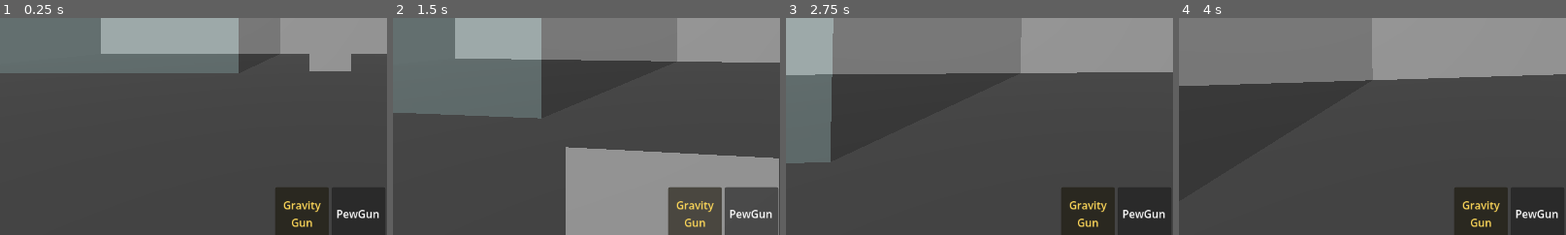
Above: before the commit, frames 1-4 (left to right).
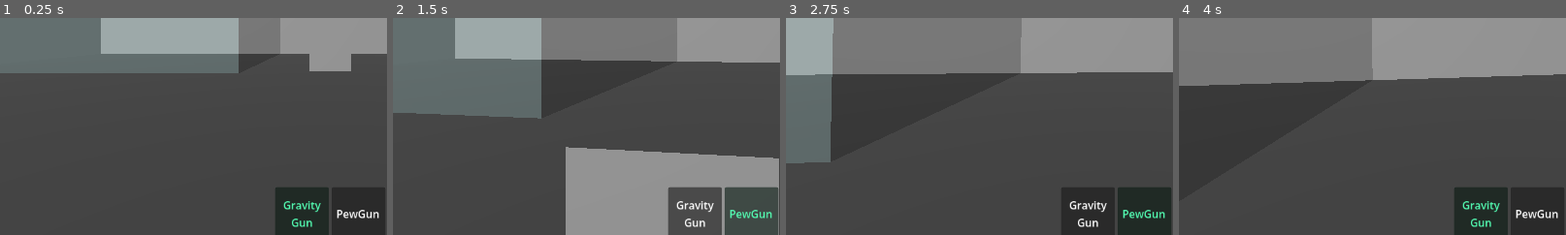
Above: after the commit, the same moments.

Repository: TheObtey/overhead-prototype
Game: Godot game, scene res://scenes/main/KorayTestRoom.tscn
Two runs of this game, one before a commit and one after it. Both use one fixed random seed, a clock stepped at 60 frames per second and the inputs below.
Inputs (mouse positions are % of the whole screen's width and height, from its top left):
- Up to frame 1 (0.25 s): no input
- Up to frame 2 (1.5 s): move the mouse to (55, 50) at 0.52 s; hold W (move_forward) from 0.53 s (still down); tap 1 (hotbar_1, bound only after the commit) at 0.6 s; tap Space (jump) at 0.77 s; tap 2 (hotbar_2, bound only after the commit) at 0.8, 1.35 s; move the mouse to (45, 50) at 1.27 s
- Up to frame 3 (2.75 s): keep holding W (move_forward); tap Space (jump) at 1.52 s; tap 3 (hotbar_3, bound only after the commit) at 1.55, 2.1 s; move the mouse to (52, 48) at 2.02 s; tap 4 (hotbar_4, bound only after the commit) at 2.3 s
- Up to frame 4 (4 s): keep holding W (move_forward); tap Enter at 2.75 s; move the mouse to (49, 52) at 2.77 s; tap 4 (hotbar_4, bound only after the commit) at 2.85 s; tap Space (jump) at 3.02, 3.77 s; tap 5 (hotbar_5, bound only after the commit) at 3.05, 3.6 s; move the mouse to (57, 51) at 3.52 s; tap 1 (hotbar_1, bound only after the commit) at 3.8 s
The pictures show only the part of the screen within x 7-57%, y 47-97%; the shares and areas given below are measured in that part.

The runs differ from the first frame. In frame 1, 0.4% of the frame differs, in the area x 73-83%, y 84-97%; in frame 2, 0.6%, in the area x 73-98%, y 84-97%; in frame 3, 0.6%; in frame 4, 0.4%.

Commit message:
[ADD] Equip item with hotkey

Diff:
--- a/project.godot
+++ b/project.godot
@@ -62,6 +62,31 @@
 "events": [Object(InputEventMouseButton,"resource_local_to_scene":false,"resource_name":"","device":-1,"window_id":0,"a …(258 unchanged characters)…
 ]
 }
+hotbar_1={
+"deadzone": 0.2,
+"events": [Object(InputEventKey,"resource_local_to_scene":false,"resource_name":"","device":-1,"window_id":0,"alt_pressed":false,"shift_pressed":false,"ctrl_pressed":false,"meta_pressed":false,"pressed":false,"keycode":0,"physical_keycode":49,"key_label":0,"unicode":38,"location":0,"echo":false,"script":null)
+]
+}
+hotbar_2={
+"deadzone": 0.2,
+"events": [Object(InputEventKey,"resource_local_to_scene":false,"resource_name":"","device":-1,"window_id":0,"alt_pressed":false,"shift_pressed":false,"ctrl_pressed":false,"meta_pressed":false,"pressed":false,"keycode":0,"physical_keycode":50,"key_label":0,"unicode":233,"location":0,"echo":false,"script":null)
+]
+}
+hotbar_3={
+"deadzone": 0.2,
+"events": [Object(InputEventKey,"resource_local_to_scene":false,"resource_name":"","device":-1,"window_id":0,"alt_pressed":false,"shift_pressed":false,"ctrl_pressed":false,"meta_pressed":false,"pressed":false,"keycode":0,"physical_keycode":51,"key_label":0,"unicode":34,"location":0,"echo":false,"script":null)
+]
+}
+hotbar_4={
+"deadzone": 0.2,
+"events": [Object(InputEventKey,"resource_local_to_scene":false,"resource_name":"","device":-1,"window_id":0,"alt_pressed":false,"shift_pressed":false,"ctrl_pressed":false,"meta_pressed":false,"pressed":false,"keycode":0,"physical_keycode":52,"key_label":0,"unicode":39,"location":0,"echo":false,"script":null)
+]
+}
+hotbar_5={
+"deadzone": 0.2,
+"events": [Object(InputEventKey,"resource_local_to_scene":false,"resource_name":"","device":-1,"window_id":0,"alt_pressed":false,"shift_pressed":false,"ctrl_pressed":false,"meta_pressed":false,"pressed":false,"keycode":0,"physical_keycode":53,"key_label":0,"unicode":40,"location":0,"echo":false,"script":null)
+]
+}
 
 [physics]
 
--- a/scenes/player/PlayerBase.gd
+++ b/scenes/player/PlayerBase.gd
@@ -49,6 +49,7 @@
 		Input.set_mouse_mode(Input.MOUSE_MODE_CAPTURED)
 
 	oCameraComponent.HandleInput(oEvent)
+	HandleHotbarInput(oEvent)
 
 func _physics_process(iDelta: float) -> void:
 	oMovementComponent.PhysicsUpdate(iDelta)
@@ -61,6 +62,23 @@
 		$HUD/Text.visible = true
 	else:
 		$HUD/Text.visible = false
+
+func HandleHotbarInput(oEvent: InputEvent) -> void:
+	if not oEvent.is_pressed():
+		return
+
+	var tItems: Array = oInventoryComponent.GetItems()
+
+	if Input.is_action_just_pressed("hotbar_1"):
+		oEquipmentComponent.EquipItemByIndex(0, tItems)
+	elif Input.is_action_just_pressed("hotbar_2"):
+		oEquipmentComponent.EquipItemByIndex(1, tItems)
+	elif Input.is_action_just_pressed("hotbar_3"):
+		oEquipmentComponent.EquipItemByIndex(2, tItems)
+	elif Input.is_action_just_pressed("hotbar_4"):
+		oEquipmentComponent.EquipItemByIndex(3, tItems)
+	elif Input.is_action_just_pressed("hotbar_5"):
+		oEquipmentComponent.EquipItemByIndex(4, tItems)
 
 func SetGravityDirection(oField: Area3D, vecNewGravityDirection: Vector3) -> void:
 	oActiveGravityField = oField
--- a/scenes/player/components/EquipmentComponent.gd
+++ b/scenes/player/components/EquipmentComponent.gd
@@ -29,6 +29,15 @@
 
 	EquippedItemChanged.emit()
 
+func EquipItemByIndex(iIndex: int, tItems: Array) -> void:
+	if iIndex < 0 or iIndex >= tItems.size():
+		return
+
+	var oItem = tItems[iIndex]
+
+	if oItem != oCurrentItem:
+		EquipItem(oItem)
+
 func GetCurrentItem() -> Node:
 	return oCurrentItem
 
--- a/scenes/ui/HotbarSlot.gd
+++ b/scenes/ui/HotbarSlot.gd
@@ -7,6 +7,6 @@
 
 func SetSelected(bSelected: bool) -> void:
 	if bSelected:
-		modulate = Color(1.0, 0.85, 0.35, 1.0)
+		modulate = Color(0.328, 1.0, 0.704, 1.0)
 	else:
 		modulate = Color(1.0, 1.0, 1.0, 1.0)
